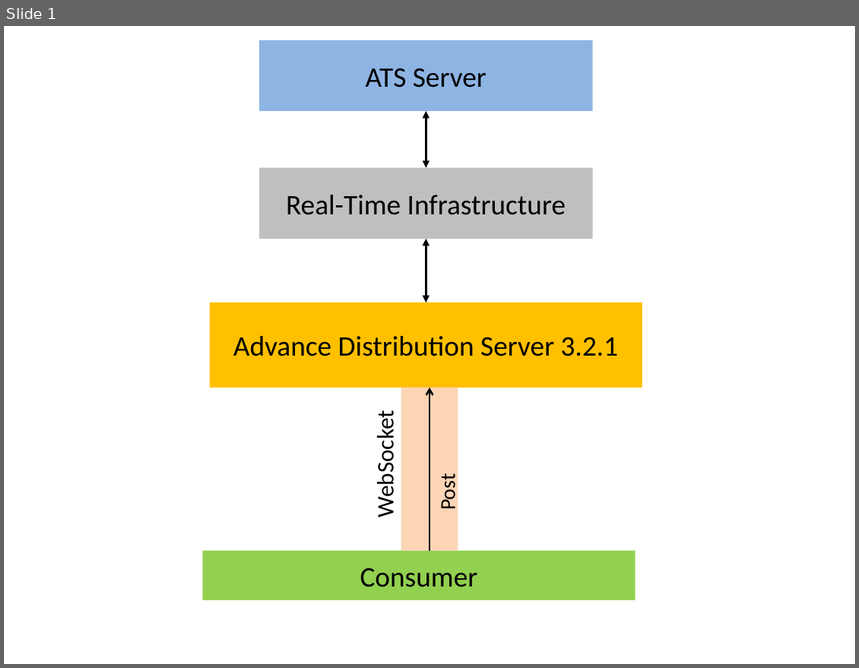
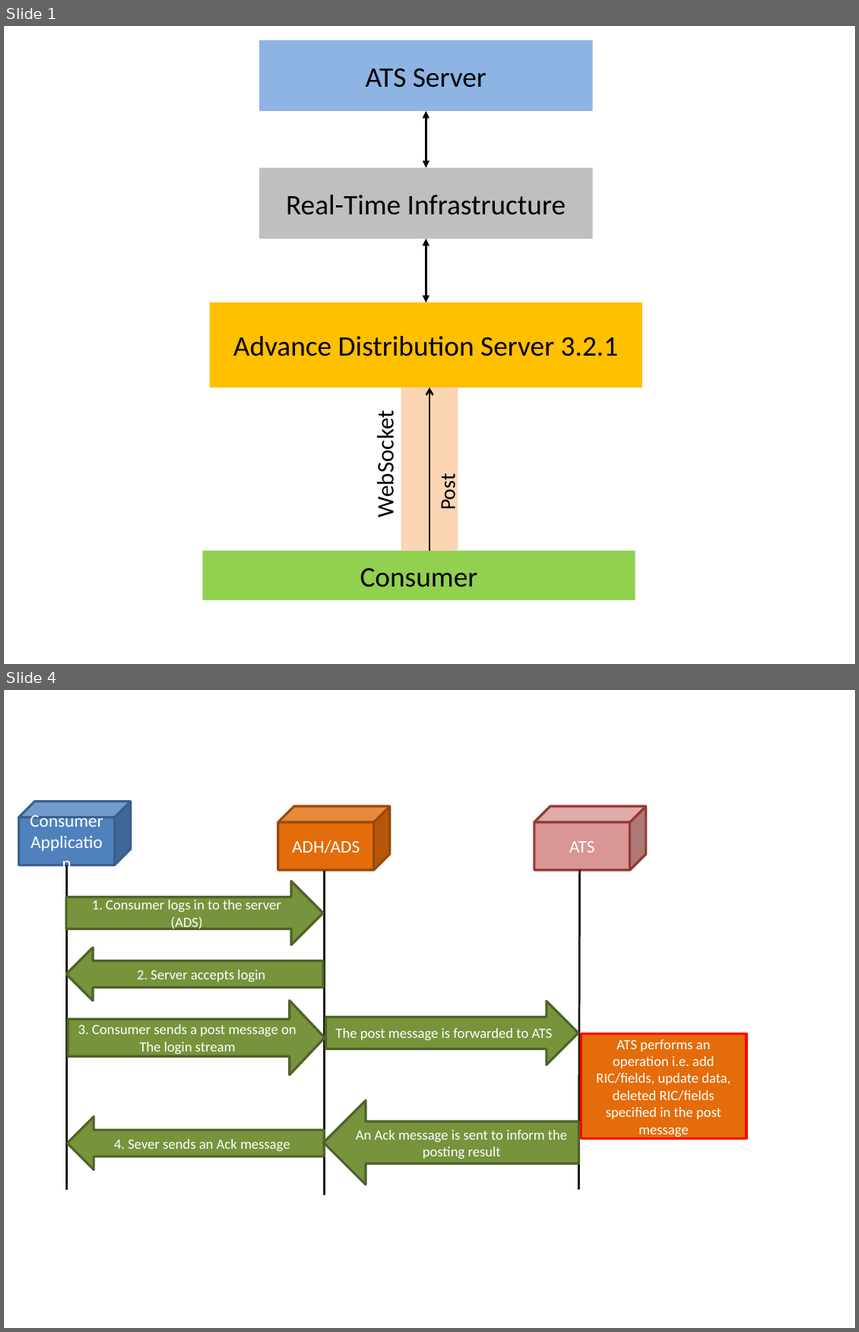
Before and after one commit to LSEG-API-Samples/Article.WebSocketAPI.Ruby.Posting.ATS, a slide deck: diagram.pptx. Shown one above the other, each under a label of ours: slide 1 before the commit, slides 1 and 4 after it; the slides between them are not shown. The pictures are 859x668 and 859x1332 pixels, drawn with LibreOffice and Linux fonts; fonts in the diff are those of the drawing. Boxes give left, top, right and bottom in pixels: in the first picture for what was removed or moved away, otherwise in the second. Text is boxed around its words. In the diff, an @@ line names an element or a change of style, - is before the commit and + after.

```diff
--- a/diagram.pptx
+++ b/diagram.pptx
@@ slide 4 added at (4,690,855,1328), background #FFFFFF @@
@@ cube added at (18,802,130,866), fill #4F81BD, outline #3A5F8C 2 pt, 15 pt, text #FFFFFF @@
+Consumer
+Application
@@ cube added at (278,806,389,870), fill #E46C0A, outline #984807 2 pt, 15 pt, text #FFFFFF @@
+ADH/ADS
@@ cube added at (534,806,645,870), fill #D99694, outline #953735 2 pt, 15 pt, text #FFFFFF @@
+ATS
@@ line added from (67, 866) to (67, 1189), #1E1C11 1.75 pt @@
@@ line added from (324, 872) to (324, 1195), #1E1C11 1.75 pt @@
@@ line added from (579, 870) to (579, 1189), #1E1C11 1.75 pt @@
@@ right arrow added at (66,882,323,945), fill #77933C, outline #4F6228 2 pt, 12 pt, text #FFFFFF @@
+1. Consumer logs in to the server (ADS)
@@ left arrow added at (66,948,323,1001), fill #77933C, outline #4F6228 2 pt, 12 pt, text #FFFFFF @@
+2. Server accepts login
@@ right arrow added at (68,1001,325,1075), fill #77933C, outline #4F6228 2 pt, 12 pt, text #FFFFFF @@
+3. Consumer sends a post message on
+The login stream
@@ right arrow added at (325,1002,579,1065), fill #77933C, outline #4F6228 2 pt, 12 pt, text #FFFFFF @@
+The post message is forwarded to ATS
@@ rectangle added at (581,1034,747,1138), fill #E46C0A, outline #FF0000 2 pt, 12 pt, text #FFFFFF @@
+ATS performs an operation i.e. add RIC/fields, update data, deleted RIC/fields specified in the post message
@@ left arrow added at (67,1116,324,1170), fill #77933C, outline #4F6228 2 pt, 12 pt, text #FFFFFF @@
+4. Sever sends an Ack message
@@ left arrow added at (323,1100,579,1185), fill #77933C, outline #4F6228 2 pt, 12 pt, text #FFFFFF @@
+An Ack message is sent to inform the posting result
```
Also in this commit, not shown: 2 other slides added, 2 other files.
